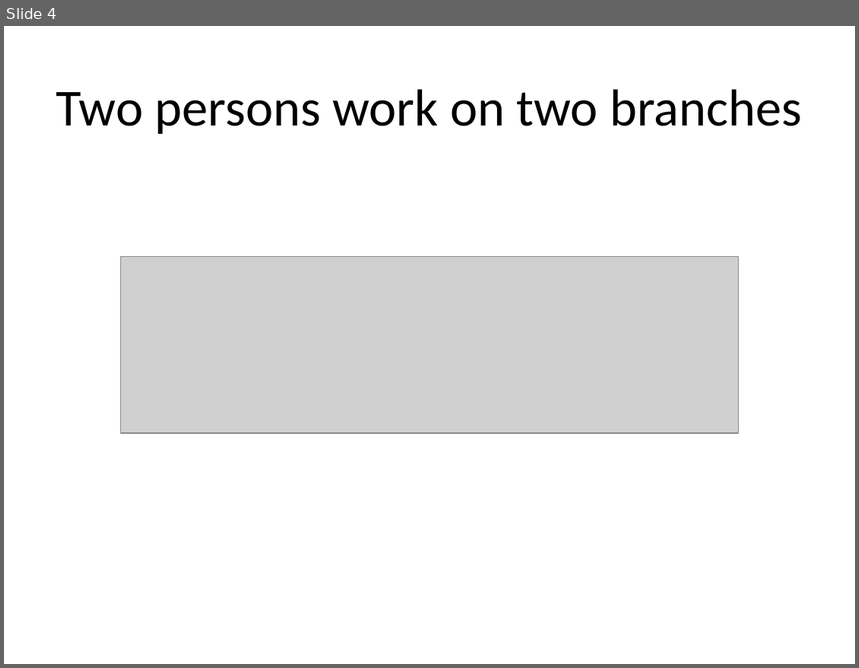
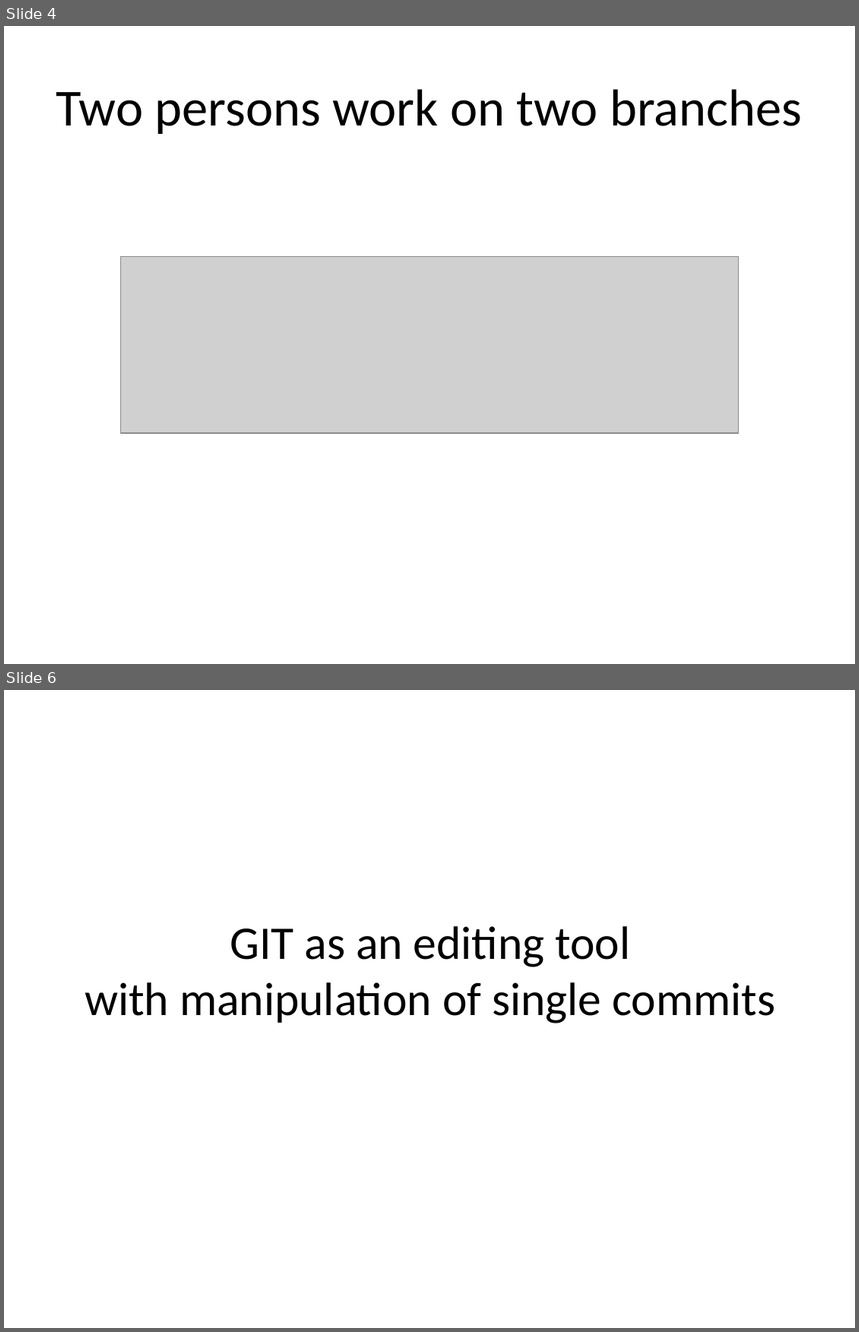
Before and after one commit to uncas/writings, a slide deck: GitRebase.pptx. Shown one above the other, each under a label of ours: slide 4 before the commit, slides 4 and 6 after it; the slides between them are not shown. The pictures are 859x668 and 859x1332 pixels, drawn with LibreOffice and Linux fonts; fonts in the diff are those of the drawing; grey boxes stand for pictures. Boxes give left, top, right and bottom in pixels: in the first picture for what was removed or moved away, otherwise in the second. Text is boxed around its words. In the diff, an @@ line names an element or a change of style, - is before the commit and + after.

```diff
--- a/GitRebase.pptx
+++ b/GitRebase.pptx
@@ slide 6 added at box(4, 690, 855, 1328), background #FFFFFF @@
@@ title added at box(85, 926, 775, 1024), 39.6 pt, text #000000 @@
+GIT as an editing tool
+with manipulation of single commits
```
Also in this commit, not shown: 5 other slides added, 2 other files.
